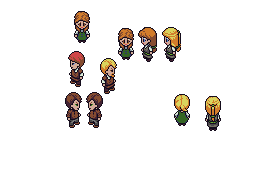
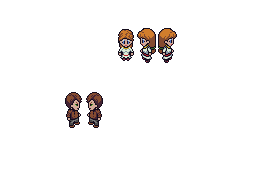
Layer changes from the first w=267, h=180 image to the second:
moved "Слой 10" above "Слой 9", painted on it over [118, 28, 134, 61]
hid "Слой 8" over [162, 27, 181, 62]
hid "Слой 6" over [74, 11, 90, 43]
hid "Слой 5" over [68, 51, 85, 87]
hid "Слой 4" over [100, 58, 117, 94]
hid "Слой 3" over [205, 96, 221, 131]
hid "Слой 2" over [174, 94, 190, 126]
added layer "Слой 1 copy" above "Слой 1" over [158, 28, 177, 63]
painted on "Слой 1" over [137, 27, 157, 63]
hid "Фон" over [68, 11, 221, 131]
